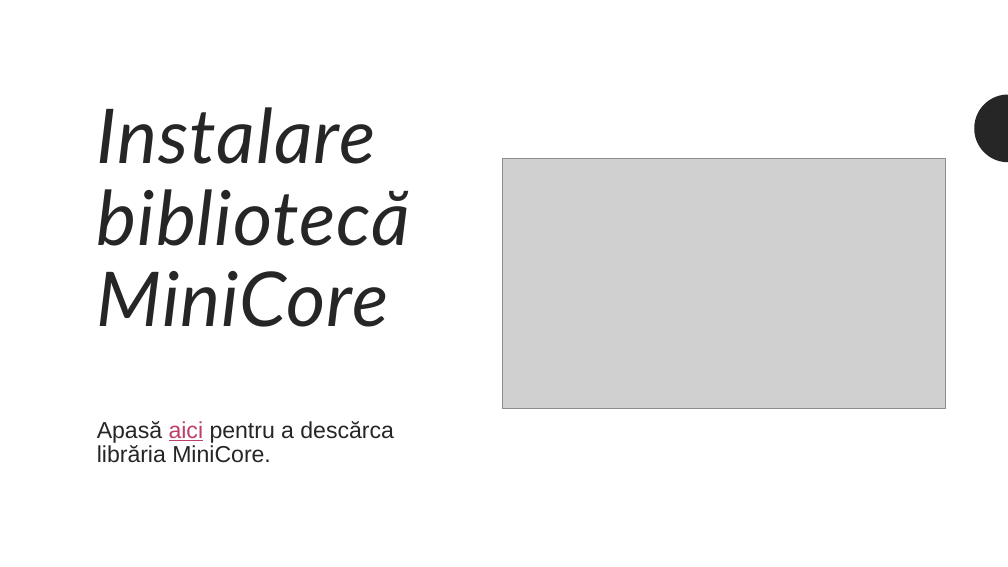
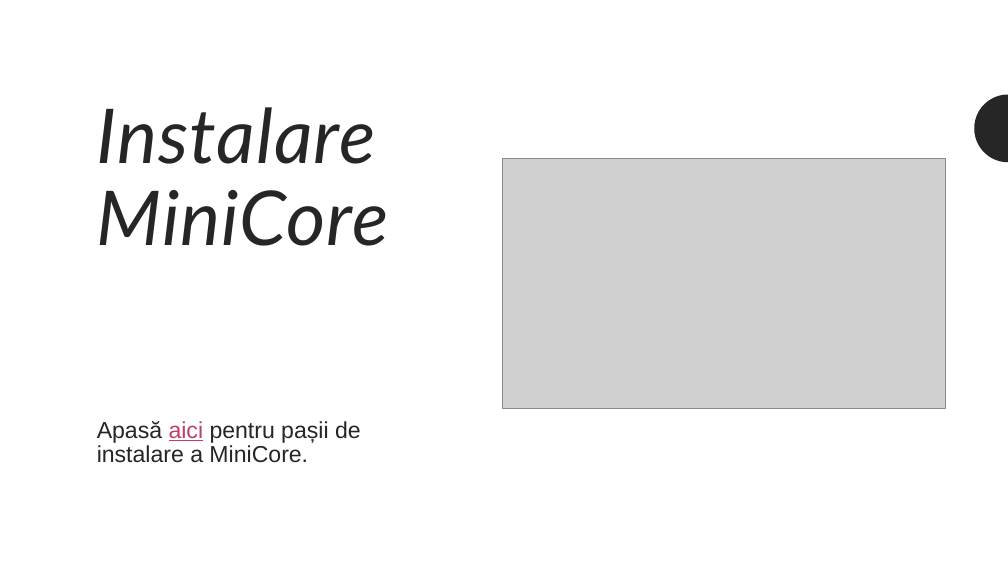
Before and after one commit to mihai-dulgheru/BazelePlaciiProgramabile, a slide deck: slide 7 of Bazele plăcii programabile.pptx. Drawn at 1008x567 pixels with LibreOffice and Linux fonts; fonts in the diff are those of the drawing; grey boxes stand for pictures. Boxes give left, top, right and bottom in pixels: in the first picture for what was removed or moved away, otherwise in the second. Text is boxed around its words. In the diff, an @@ line names an element or a change of style, - is before the commit and + after.

Commit message:
Prezentare: scheme de montaj, fără videoclip, conținut corectat
- Patru slide-uri noi după „Aplicații”, cu schemele de montaj noi
  (pasul 1, pasul 2, pașii 3-4, pasul 5), cu text alternativ.
- Slide-ul cu videoclipul demo e șters, ca și videoclipul din repo
  (prezentarea scade de la 8,7 MB la 1,5 MB).
- Corecturi de conținut: butonul reset repornește programul, pinii
  digitali și citesc, MiniCore e pachet de plăci (nu bibliotecă),
  regula de conectare a breadboard-ului, materialul rezistorului,
  anod/catod și rezistorul în serie la LED, setările din Tools.
- „Aplicații” listează pașii 1-5 ca în README, cu un singur font.
- Logo-ul Arduino are din nou imagine PNG de rezervă pentru
  aplicațiile care nu afișează SVG.
- PDF-ul e exportat din nou (25 de pagini).

```diff
--- a/Bazele plăcii programabile.pptx
+++ b/Bazele plăcii programabile.pptx
@@ title at (x1=97, y1=107, x2=389, y2=246): text changed @@
-Instalare bibliotecă MiniCore
+Instalare MiniCore
@@ text at (x1=97, y1=421, x2=361, y2=463): text changed @@
-Apasă aici pentru a descărca librăria MiniCore.
+Apasă aici pentru pașii de instalare a MiniCore.
```
Also in this commit, not shown: 14 other slides changed, 4 slides added, 1 slide removed, 1 other file.
